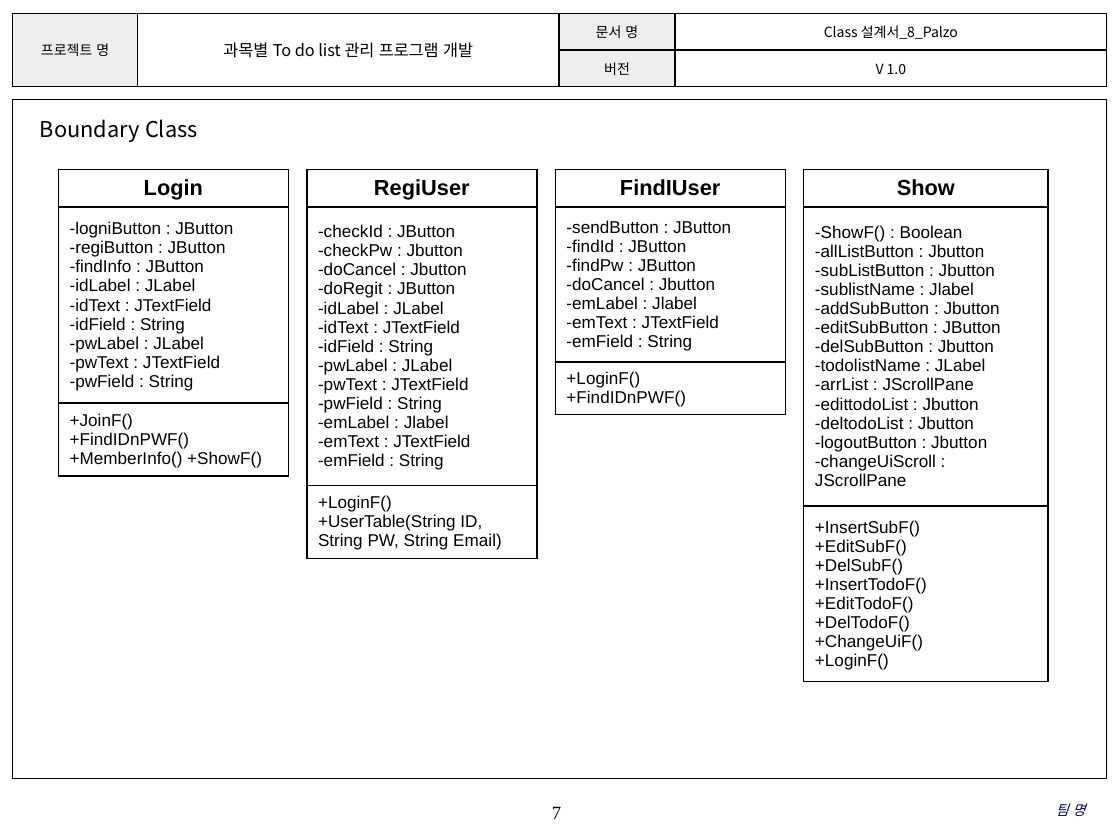
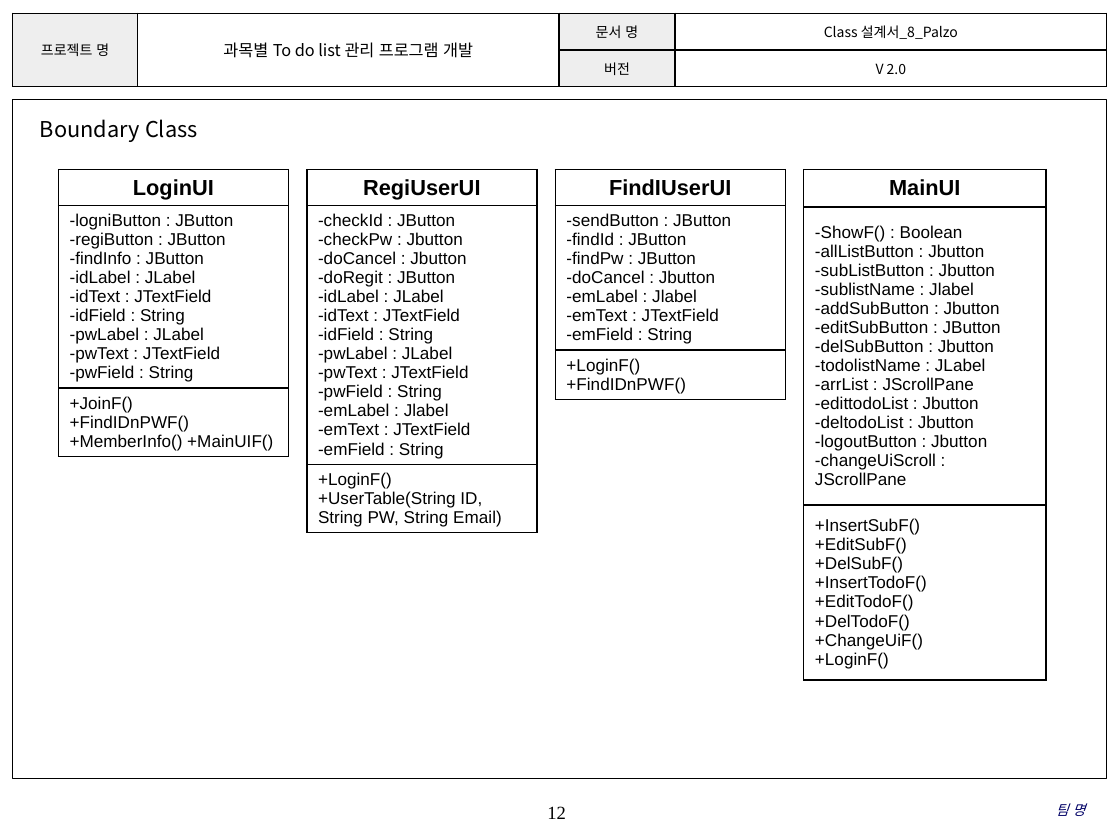
Before and after one commit to SMU-SE-Admin/18-1_8_PALZO_Doc, a slide deck: slide 12 of 03 설계/Class 설계서_8_Palzo.pptx (slide 7 before the commit). Drawn at 1120x840 pixels with LibreOffice and Linux fonts; fonts in the diff are those of the drawing; background and template pictures are left out. Boxes give left, top, right and bottom in pixels: in the first picture for what was removed or moved away, otherwise in the second. Text is boxed around its words. In the diff, an @@ line names an element or a change of style, - is before the commit and + after.

```diff
--- a/03 설계/Class 설계서_8_Palzo.pptx
+++ b/03 설계/Class 설계서_8_Palzo.pptx
@@ table at box(12, 13, 1107, 86) @@
-row 2, column 4: V 1.0
+row 2, column 4: V 2.0
@@ table at box(58, 169, 288, 496) @@
-row 1, column 1: Login
+row 1, column 1: LoginUI
-row 3, column 1: +JoinF() / +FindIDnPWF() / +MemberInfo() +ShowF()
+row 3, column 1: +JoinF() / +FindIDnPWF() / +MemberInfo() +MainUIF()
@@ table at box(307, 169, 536, 558) @@
-row 1, column 1: RegiUser
+row 1, column 1: RegiUserUI
@@ table at box(556, 169, 785, 413) @@
-row 1, column 1: FindIUser
+row 1, column 1: FindIUserUI
@@ table at box(804, 169, 1046, 701) @@
-row 1, column 1: Show
+row 1, column 1: MainUI
@@ page number at box(547, 806, 566, 819): text changed @@
-7
+12
```
Also in this commit, not shown: 7 other slides changed, 5 slides added.
